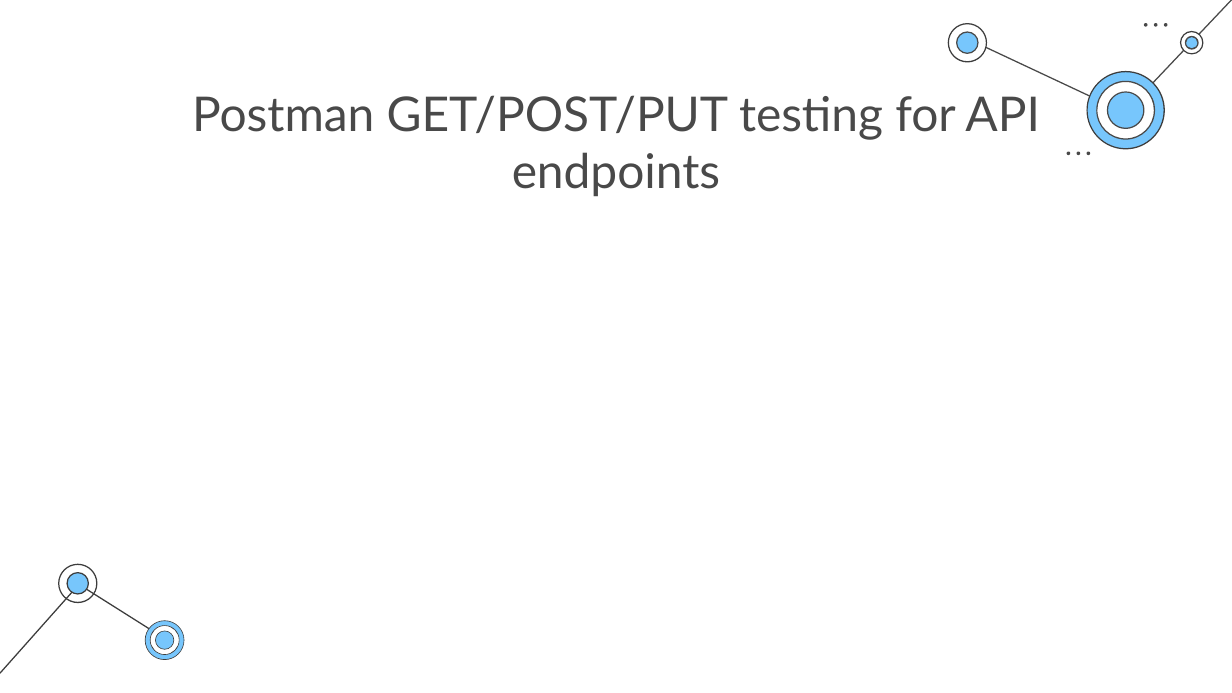
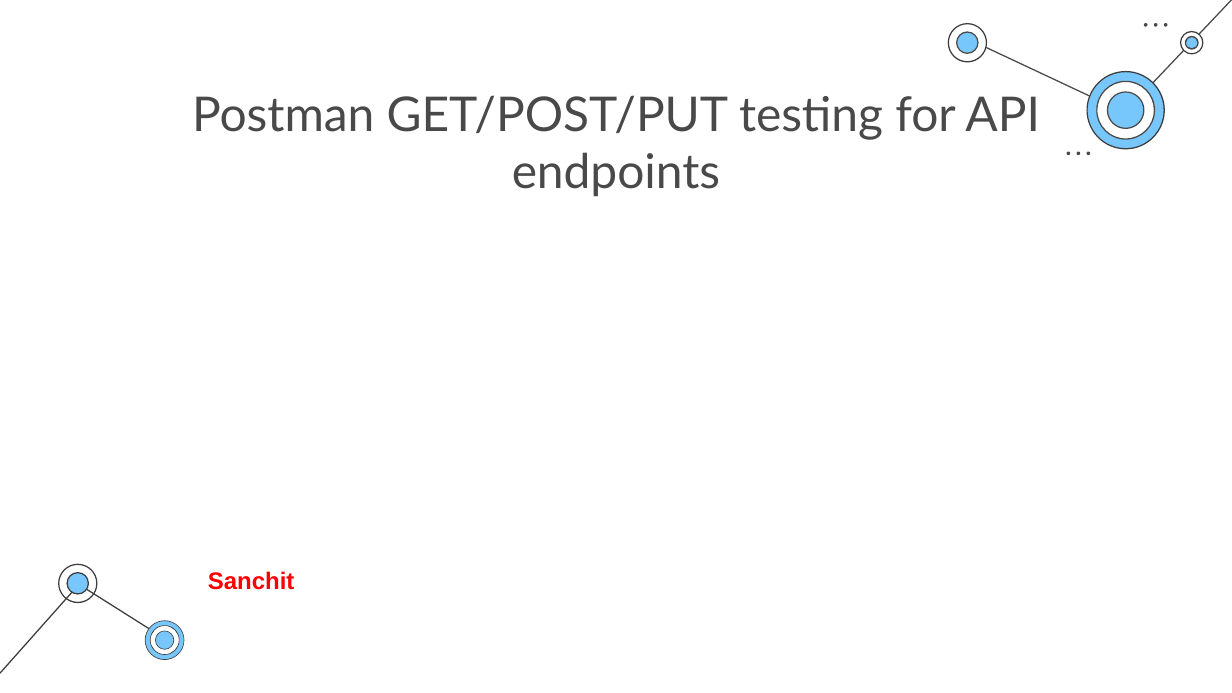
Before and after one commit to kabilan16/LoanManagement, a slide deck: slide 5 of Technology Consulting by Slidesgo.pptx. Drawn at 1232x693 pixels with LibreOffice and Linux fonts; fonts in the diff are those of the drawing. Boxes give left, top, right and bottom in pixels: in the first picture for what was removed or moved away, otherwise in the second. Text is boxed around its words. In the diff, an @@ line names an element or a change of style, - is before the commit and + after.

```diff
--- a/Technology Consulting by Slidesgo.pptx
+++ b/Technology Consulting by Slidesgo.pptx
@@ text added at [208,571,295,590], 14 pt, text #FF0000, bold @@
+Sanchit
```
Also in this commit, not shown: 3 other slides changed, 2 slides added, 2 slides removed.
